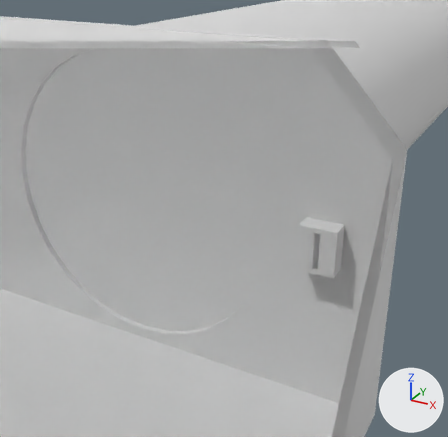
A saved change to the Blender file Assets/_Danny/Blend Files/SpawnLevelModel.blend.
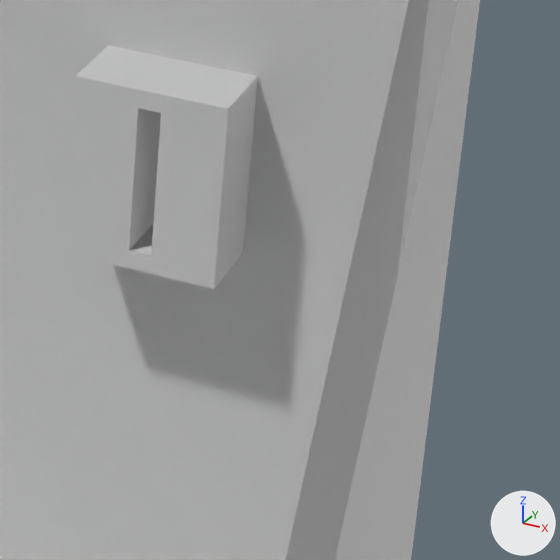
There are two pictures of each version: one from a 50 mm camera at (4.0, 0.31, 4.57) aimed at (1.39, 5.07, 2.2), one close up on the part from 62% to 94% of the width and 47% to 79% of the height. Lighting does not change. The marker at lower right points along +X, +Y and +Z. Everything nearer to the camera than a plane just in front of the edit is cut away.

Names of what the first close-up shows: 'LeverHolder', 'SpawnRoom_Walls'.
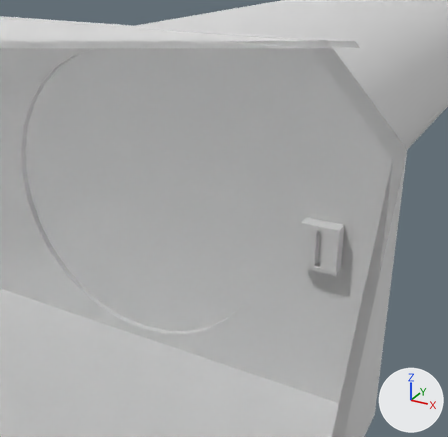
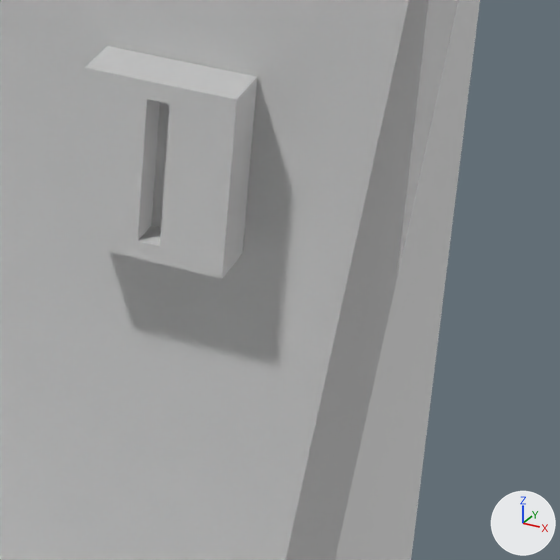
Boxes [x1, y1, x2, y2] around the edits, measured in the close-ups (560 x 560 px):
'LeverHolder', mesh rescaled, moved: before [66, 46, 258, 289]; after [75, 46, 257, 279]

Edits to the bpy script that builds the scene:
```text
Change me_mesh_001:
    where me_mesh_001.from_pydata(...)  # 16 vertices, 12 faces; spans x 2.064..2.439, y 3.55..3.831, z 1.121..1.589
    used by ob_leverholder; parent = ob_spawnroom_walls; location = (0.000702, 1.73, 0.602)
    me_mesh_001 part 1: the whole mesh is scaled about its middle by (1, 0.521, 1), then moved by (0.001, 1.719, 0.602)
Change ob_leverholder:
    ob_leverholder.location: (0.000702, 1.73, 0.602) -> (0.0, 0.0, 0.0)
```
